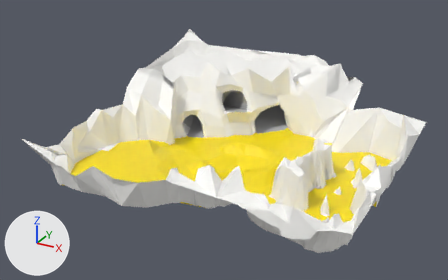
Two versions of the FBX model Assets/Models/Environment/Maps/amberNewmap.fbx, one commit apart.
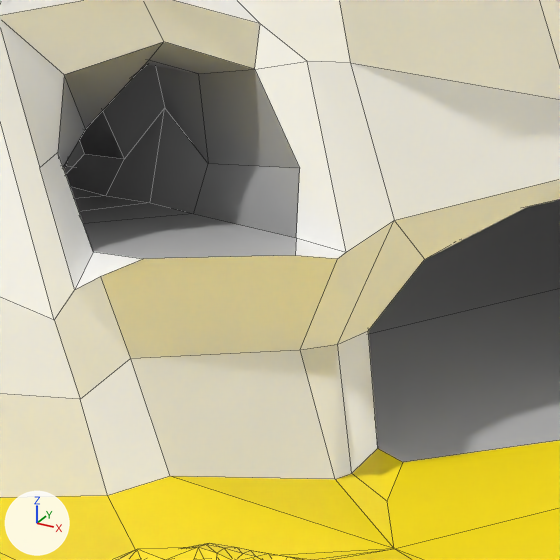
Each version appears first whole from a 50 mm lens placed at (2.1, -12.76, 5.74), pointed at (-3.7, -2.2, 0.46), and next in a close-up on the part from 48% to 61% of the width and 30% to 51% of the height. Arrows for +X, +Y and +Z are at lower left; the lights stay in place. The close-ups show mesh edges as thin lines. Where no turn or scale is listed for an object, it has been applied to the vertices.
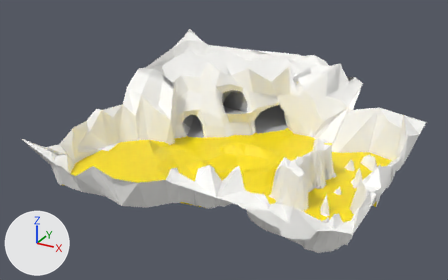
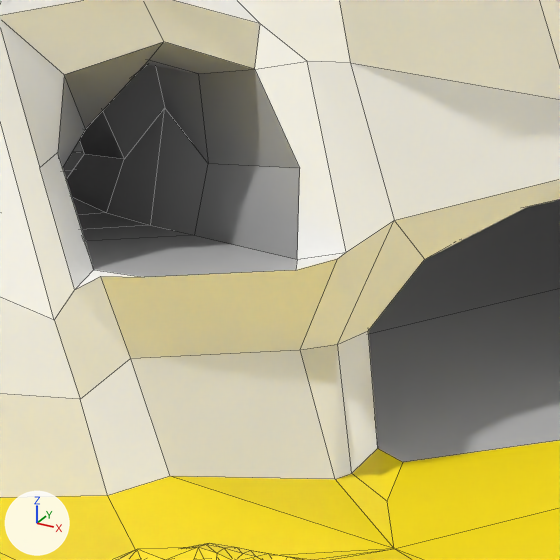
What differs and where, as boxes [x1, y1, x2, y2] in the close-ups (560 x 560 px; the box of a moved part takes in the faces that stretch with it):
part 1 of me_mesh, moved or reshaped: [40, 61, 346, 358] in both

Diff of the bpy script that builds the scene:
```diff
--- a/Assets/Models/Environment/Maps/amberNewmap.fbx.py
+++ b/Assets/Models/Environment/Maps/amberNewmap.fbx.py
@@ me_mesh @@
 me_mesh.from_pydata(...)  # 1447 vertices, 2397 faces; spans x -6.59..0.0, y -5.28..1.76, z -0.04..1.84
 # used by ob_mesh; location = (0.0, 0.0, 0.0)
+# me_mesh part 1: 68 of 1447 vertices moved; they spanned x -5.96..-3.78, y -1.17..1.23, z 0.12..0.67 and now span x -5.91..-3.77, y -1.18..1.35, z 0.13..0.64; mean shift (0.01, -0.02, -0.01); largest move (-5.39, 0.84, 0.12) -> (-5.32, 0.64, 0.14)
 me_mesh.materials.append(mat_wall)
```
